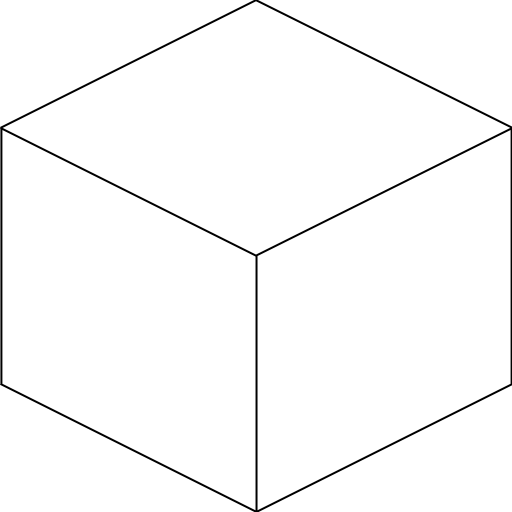
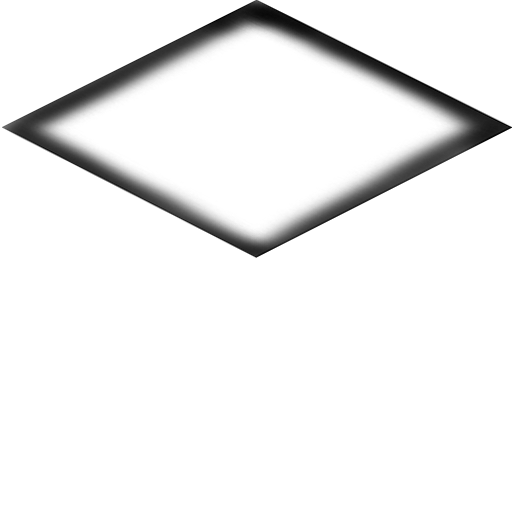
Two versions of the same layered image (512px x 512px). Layer-by-layer changes:
added layer "Warstwa 1" above "Kształt 7" over [left=2, top=0, right=512, bottom=259]
hid "Kształt 7" over [left=0, top=0, right=512, bottom=512]
